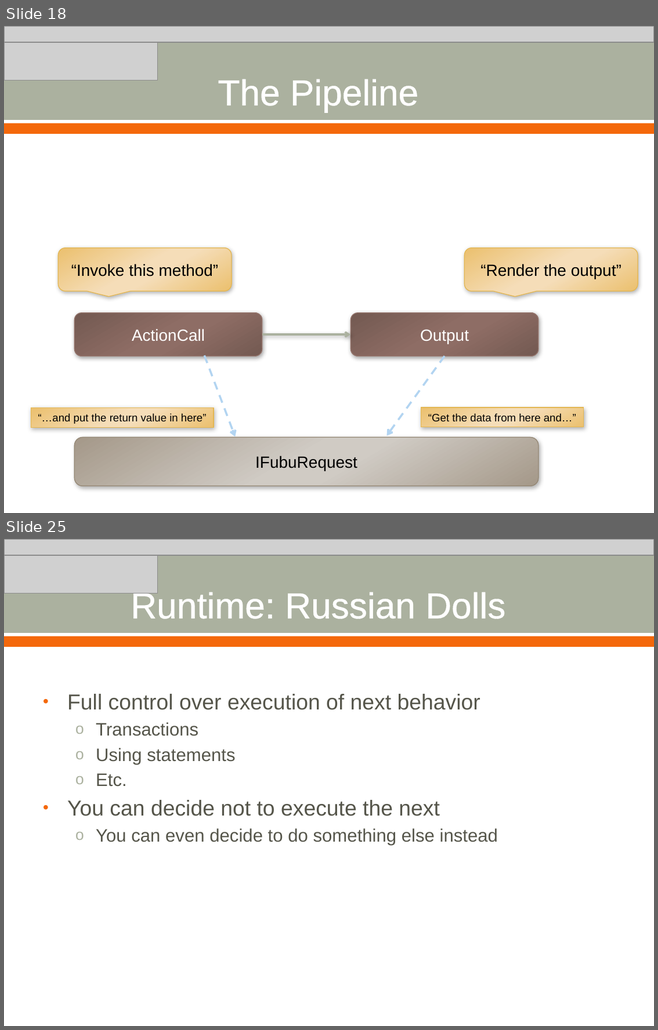
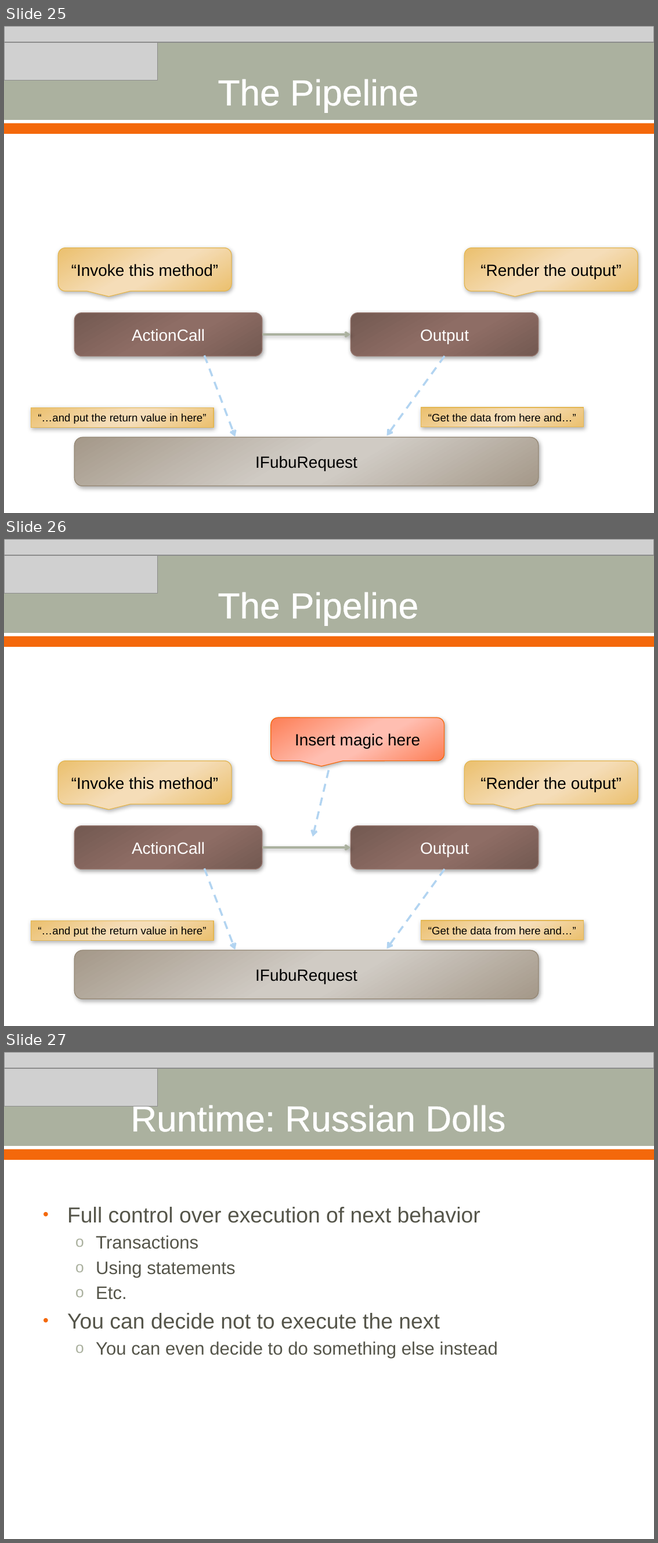
Before and after one commit to jmarnold/F101, a slide deck: F101.pptx. Shown one above the other, each under a label of ours: slides 18 and 25 before the commit, slides 25, 26 and 27 after it; the slides between them are not shown. The pictures are 658x1030 and 658x1543 pixels, drawn with LibreOffice and Linux fonts; fonts in the diff are those of the drawing; grey boxes stand for pictures. Boxes give left, top, right and bottom in pixels: in the first picture for what was removed or moved away, otherwise in the second. Text is boxed around its words. In the diff, an @@ line names an element or a change of style, - is before the commit and + after.

```diff
--- a/F101.pptx
+++ b/F101.pptx
@@ slide 26 added at (x1=4, y1=539, x2=654, y2=1026), background #FFFFFF; not listed: 2 template elements that a slide beside it also shows @@
@@ picture added at (x1=4, y1=555, x2=157, y2=593) @@
@@ picture added at (x1=4, y1=539, x2=654, y2=555) @@
@@ title added at (x1=218, y1=592, x2=418, y2=625), 40 pt, text #FFFFFF @@
+The Pipeline
@@ rounded speech box added at (x1=271, y1=718, x2=444, y2=761), fill gradient #FD7F56 to #FFBFB2, outline #F4680B 0.79 pt, 18 pt, text #000000 @@
+Insert magic here
@@ rounded speech box added at (x1=58, y1=761, x2=231, y2=805), fill gradient #ECC16F to #F6DDB9, outline #E3B651 0.79 pt, 18 pt, text #000000 @@
+“Invoke this method”
@@ rounded speech box added at (x1=464, y1=761, x2=637, y2=805), fill gradient #ECC16F to #F6DDB9, outline #E3B651 0.79 pt, 18 pt, text #000000 @@
+“Render the output”
@@ arrow added from (328, 770) to (313, 837), #B2D4F1 2.25 pt dashed @@
@@ rounded rectangle added at (x1=74, y1=826, x2=262, y2=870), fill gradient #745952 to #8F6E65, outline #96756C 0.79 pt, 18 pt, text #FFFFFF @@
+ActionCall
@@ rounded rectangle added at (x1=350, y1=826, x2=538, y2=870), fill gradient #745952 to #8F6E65, outline #96756C 0.79 pt, 18 pt, text #FFFFFF @@
+Output
@@ arrow added from (262, 848) to (350, 848), #ABB19F 2 pt @@
@@ arrow added from (204, 868) to (235, 950), #B2D4F1 2.25 pt dashed @@
@@ arrow added from (444, 869) to (387, 949), #B2D4F1 2.25 pt dashed @@
@@ rectangle added at (x1=31, y1=921, x2=214, y2=940), fill gradient #ECC16F to #F6DDB9, outline #E3B651 0.79 pt, 12 pt, text #000000 @@
+“…and put the return value in here”
@@ rectangle added at (x1=421, y1=920, x2=583, y2=940), fill gradient #ECC16F to #F6DDB9, outline #E3B651 0.79 pt, 12 pt, text #000000 @@
+“Get the data from here and…”
@@ rounded rectangle added at (x1=74, y1=950, x2=538, y2=999), fill gradient #A4998A to #D0CBC5, outline #948774 0.79 pt, 18 pt, text #000000 @@
+IFubuRequest
@@ what was slide 18 is now slide 25 @@
@@ what was slide 25 is now slide 27 @@
```
Also in this commit, not shown: 1 other slide added.
